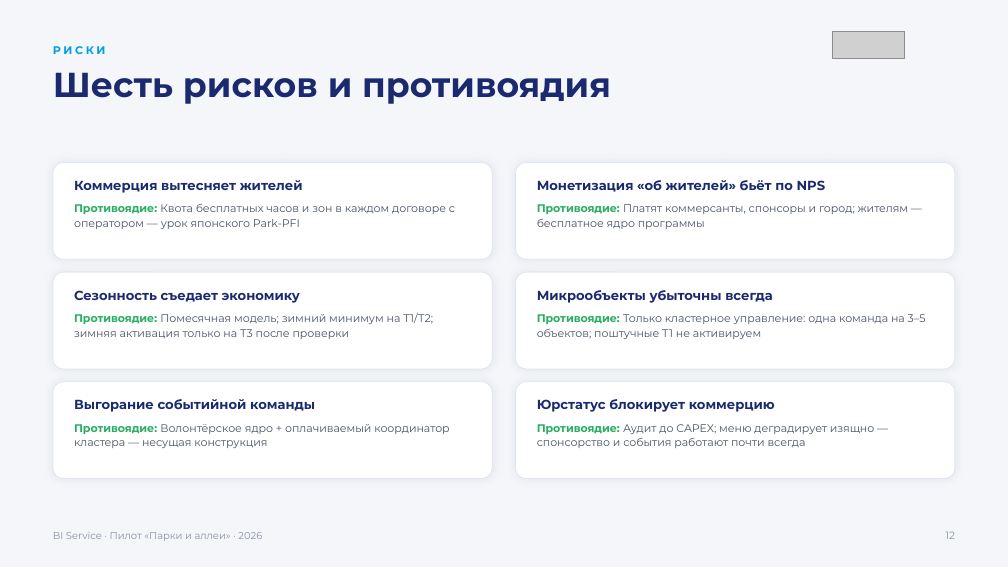
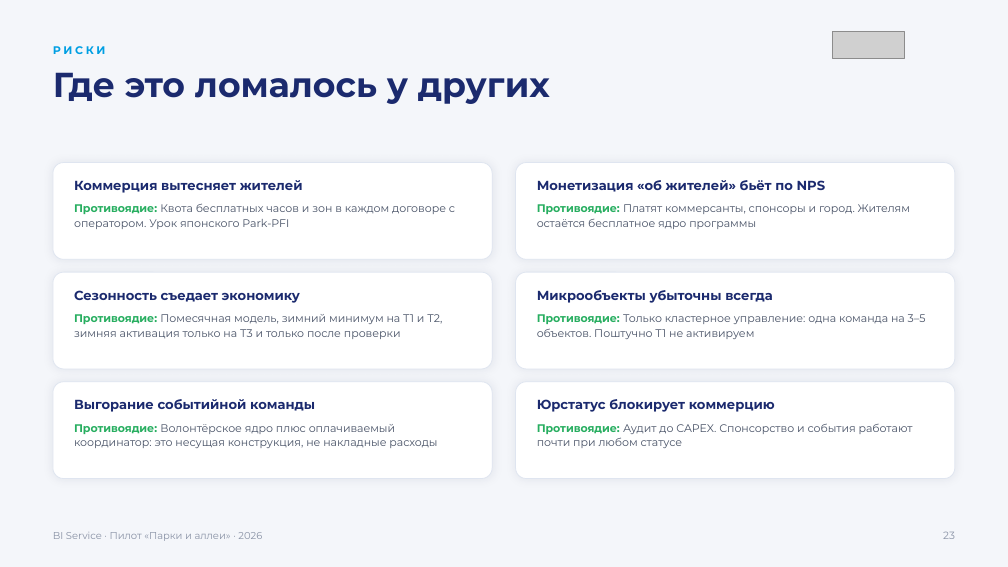
Before and after one commit to jprashkevich/bi-korshiler, a slide deck: slide 24 of docs/research/BIG-Life-park-pilot.pptx (slide 13 before the commit). Drawn at 1008x567 pixels with LibreOffice and Linux fonts; fonts in the diff are those of the drawing; grey boxes stand for pictures. Boxes give left, top, right and bottom in pixels: in the first picture for what was removed or moved away, otherwise in the second. Text is boxed around its words. In the diff, an @@ line names an element or a change of style, - is before the commit and + after.

```diff
--- a/docs/research/BIG-Life-park-pilot.pptx
+++ b/docs/research/BIG-Life-park-pilot.pptx
@@ text at <box>53,72,550,104</box>: text changed @@
-Шесть рисков и противоядия
+Где это ломалось у других
@@ text at <box>74,203,455,229</box>: text changed @@
-Противоядие: Квота бесплатных часов и зон в каждом договоре с оператором — урок японского Park-PFI
+Противоядие: Квота бесплатных часов и зон в каждом договоре с оператором. Урок японского Park-PFI
@@ text at <box>537,204,910,229</box>: text changed @@
-Противоядие: Платят коммерсанты, спонсоры и город; жителям — бесплатное ядро программы
+Противоядие: Платят коммерсанты, спонсоры и город. Жителям остаётся бесплатное ядро программы
@@ text at <box>74,314,442,339</box>: text changed @@
-Противоядие: Помесячная модель; зимний минимум на Т1/Т2; зимняя активация только на Т3 после проверки
+Противоядие: Помесячная модель, зимний минимум на Т1 и Т2, зимняя активация только на Т3 и только после проверки
@@ text at <box>537,314,926,339</box>: text changed @@
-Противоядие: Только кластерное управление: одна команда на 3–5 объектов; поштучные Т1 не активируем
+Противоядие: Только кластерное управление: одна команда на 3–5 объектов. Поштучно Т1 не активируем
@@ text at <box>74,424,437,448</box>: text changed @@
-Противоядие: Волонтёрское ядро + оплачиваемый координатор кластера — несущая конструкция
+Противоядие: Волонтёрское ядро плюс оплачиваемый координатор: это несущая конструкция, не накладные расходы
@@ text at <box>537,424,913,448</box>: text changed @@
-Противоядие: Аудит до CAPEX; меню деградирует изящно — спонсорство и события работают почти всегда
+Противоядие: Аудит до CAPEX. Спонсорство и события работают почти при любом статусе
@@ text at <box>943,531,955,539</box>: text changed @@
-12
+23
```
Also in this commit, not shown: 13 other slides changed, 11 slides added.
